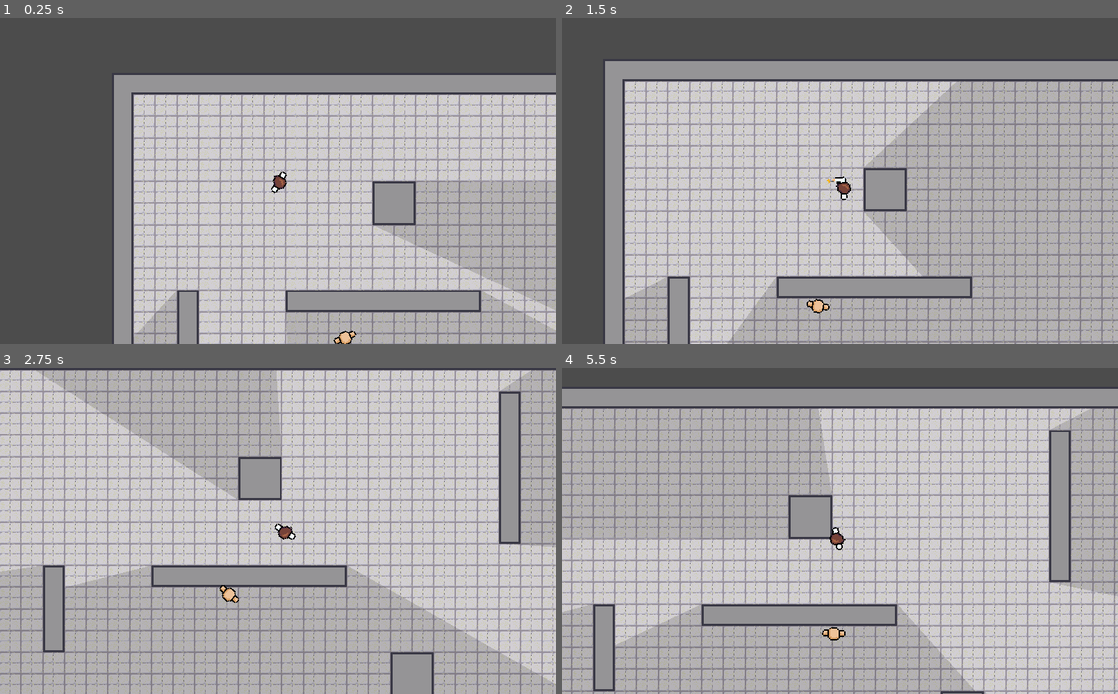
Above: before the commit, frames 1-4 (two rows, left to right).
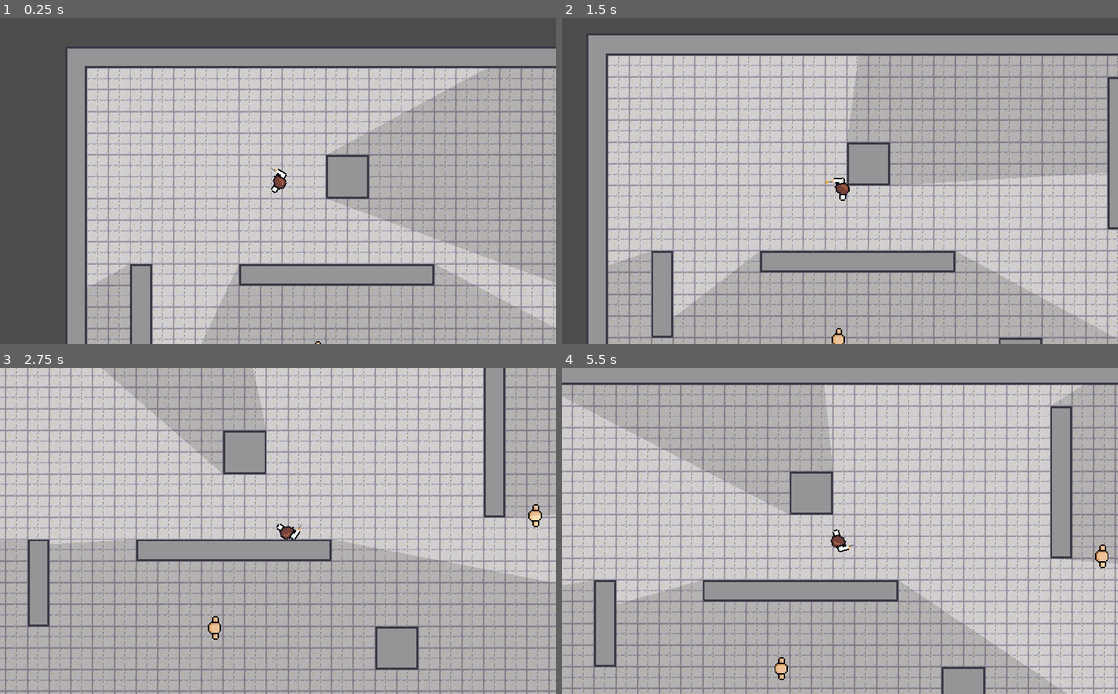
Above: after the commit, the same moments.

Repository: MatejKozica/game
Game: Godot game, scene res://src/testScene.tscn
The game is run twice, just before and just after one commit, with the same random seed, the same clock (stepped at 60 frames per second) and the same inputs.
Inputs (mouse positions are in pixels of both pictures, inside the frame that each line leads up to):
- Up to frame 1 (0.25 s): no input
- Up to frame 2 (1.5 s): move the mouse to (962, 164) at 0.52 s; hold D (right) 0.53-1.28 s; click (962, 164) at 0.6 s; move the mouse to (728, 197) at 1.27 s; hold S (down) from 1.28 s (still down); click (728, 197) at 1.35 s
- Up to frame 3 (2.75 s): move the mouse to (333, 459) at 2.02 s; release S (down) at 2.03 s; hold D (right) from 2.03 s (still down); click (333, 459) at 2.1 s
- Up to frame 4 (5.5 s): move the mouse to (812, 596) at 2.77 s; release D (right) at 2.78 s; hold W (up) 2.78-3.53 s; click (812, 596) at 2.85 s; move the mouse to (1006, 579) at 3.52 s; hold A (left) 3.53-5.03 s; click (1006, 579) at 3.6 s; tap R (reload, bound only after the commit) at 4.15 s; move the mouse to (673, 482) at 4.27 s; click (673, 482) at 4.35 s; move the mouse to (867, 531) at 5.02 s; hold S (down) from 5.03 s (still down); click (867, 531) at 5.1 s

The runs differ from the first frame. In frame 1, 58% of the frame differs, in the area x 12-100%, y 9-100%; in frame 2, 64%, in the area x 4-100%, y 5-100%; in frame 3, 63%; in frame 4, 63%.

Commit message:
Refactor player code

Diff:
--- a/project.godot
+++ b/project.godot
@@ -56,6 +56,11 @@
 "events": [ Object(InputEventMouseButton,"resource_local_to_scene":false,"resource_name":"","device":0,"alt":false,"shi …(212 unchanged characters)…
  ]
 }
+reload={
+"deadzone": 0.5,
+"events": [ Object(InputEventKey,"resource_local_to_scene":false,"resource_name":"","device":0,"alt":false,"shift":false,"control":false,"meta":false,"command":false,"pressed":false,"scancode":82,"unicode":0,"echo":false,"script":null)
+ ]
+}
 
 [layer_names]
 
--- a/src/actors/Enemy.gd
+++ b/src/actors/Enemy.gd
@@ -1,4 +1,4 @@
-extends KinematicBody2D
+extends "res://src/actors/actor.gd"
 
 var player = null;
 
--- a/src/actors/player/Player.tscn
+++ b/src/actors/player/Player.tscn
@@ -1,94 +1,13 @@
-[gd_scene load_steps=21 format=2]
+[gd_scene load_steps=11 format=2]
 
-[ext_resource path="res://assets/player/idle.png" type="Texture" id=1]
 [ext_resource path="res://src/actors/player/scripts/Player.gd" type="Script" id=2]
 [ext_resource path="res://assets/player/shooting.png" type="Texture" id=3]
-[ext_resource path="res://assets/sounds/gun/gun.wav" type="AudioStream" id=4]
 [ext_resource path="res://assets/general/light.png" type="Texture" id=5]
 [ext_resource path="res://src/actors/player/Camera2D.gd" type="Script" id=6]
 
 [sub_resource type="CapsuleShape2D" id=1]
 radius = 2.93626
 height = 8.16575
-
-[sub_resource type="Animation" id=2]
-resource_name = "idle"
-tracks/0/type = "value"
-tracks/0/path = NodePath("Sprite:texture")
-tracks/0/interp = 1
-tracks/0/loop_wrap = true
-tracks/0/imported = false
-tracks/0/enabled = true
-tracks/0/keys = {
-"times": PoolRealArray( 0 ),
-"transitions": PoolRealArray( 1 ),
-"update": 1,
-"values": [ ExtResource( 1 ) ]
-}
-
-[sub_resource type="Animation" id=3]
-resource_name = "shooting"
-length = 0.2
-tracks/0/type = "value"
-tracks/0/path = NodePath("Sprite:texture")
-tracks/0/interp = 1
-tracks/0/loop_wrap = true
-tracks/0/imported = false
-tracks/0/enabled = true
-tracks/0/keys = {
-"times": PoolRealArray( 0 ),
-"transitions": PoolRealArray( 1 ),
-"update": 1,
-"values": [ ExtResource( 3 ) ]
-}
-tracks/1/type = "method"
-tracks/1/path = NodePath(".")
-tracks/1/interp = 1
-tracks/1/loop_wrap = true
-tracks/1/imported = false
-tracks/1/enabled = true
-tracks/1/keys = {
-"times": PoolRealArray( 0.2 ),
-"transitions": PoolRealArray( 1 ),
-"values": [ {
-"args": [  ],
-"method": "shoot_end"
-} ]
-}
-tracks/2/type = "audio"
-tracks/2/path = NodePath("AudioStreamPlayer")
-tracks/2/interp = 1
-tracks/2/loop_wrap = true
-tracks/2/imported = false
-tracks/2/enabled = true
-tracks/2/keys = {
-"clips": [ {
-"end_offset": 0.0,
-"start_offset": 0.0,
-"stream": ExtResource( 4 )
-} ],
-"times": PoolRealArray( 0 )
-}
-
-[sub_resource type="AnimationNodeAnimation" id=4]
-animation = "idle"
-
-[sub_resource type="AnimationNodeAnimation" id=5]
-animation = "shooting"
-
-[sub_resource type="AnimationNodeStateMachineTransition" id=6]
-
-[sub_resource type="AnimationNodeStateMachineTransition" id=7]
-
-[sub_resource type="AnimationNodeStateMachine" id=8]
-states/idle/node = SubResource( 4 )
-states/idle/position = Vector2( 405, 101 )
-states/shooting/node = SubResource( 5 )
-states/shooting/position = Vector2( 668, 106 )
-transitions = [ "idle", "shooting", SubResource( 6 ), "shooting", "idle", SubResource( 7 ) ]
-start_node = "idle"
-
-[sub_resource type="AnimationNodeStateMachinePlayback" id=9]
 
 [sub_resource type="Gradient" id=10]
 offsets = PoolRealArray( 0, 0.977778 )
@@ -132,16 +51,6 @@
 position = Vector2( -1.00226, 0 )
 shape = SubResource( 1 )
 
-[node name="AnimationPlayer" type="AnimationPlayer" parent="Player"]
-anims/idle = SubResource( 2 )
-anims/shooting = SubResource( 3 )
-
-[node name="AnimationTree" type="AnimationTree" parent="Player"]
-tree_root = SubResource( 8 )
-anim_player = NodePath("../AnimationPlayer")
-active = true
-parameters/playback = SubResource( 9 )
-
 [node name="shooting_raycast" type="RayCast2D" parent="Player"]
 visible = false
 enabled = true
@@ -150,6 +59,7 @@
 [node name="AudioStreamPlayer" type="AudioStreamPlayer" parent="Player"]
 
 [node name="Light2D" type="Light2D" parent="Player"]
+position = Vector2( 0.0936394, -0.0468225 )
 texture = ExtResource( 5 )
 texture_scale = 5.0
 energy = 0.4
--- a/src/actors/player/scripts/Player.gd
+++ b/src/actors/player/scripts/Player.gd
@@ -1,77 +1,50 @@
 extends "res://src/actors/actor.gd";
 
-onready var sprite = $Sprite;
-onready var animation_tree  = $AnimationTree;
-onready var animation_state = animation_tree.get("parameters/playback");
 onready var raycast = $shooting_raycast;
 onready var fireEffect = $fireEffect;
 onready var camera = $Camera2D;
-onready var trace = $traceEffect
 
-enum{
-	IDLE, WALK, SHOOT
-}
-
-var state = IDLE;
+const AMMO_MAX = 6
+var ammo = AMMO_MAX
 
 func _ready():
-	get_tree().call_group("enemies", "set_player", self);
+	get_tree().call_group("enemies", "set_player", self)
 
-func _physics_process(delta):
-	_state_machine();
-	_velocity = move_and_slide(_velocity);
+func _process(delta):
+	_direction = _get_direction()
+	if _direction != Vector2.ZERO:
+		_velocity  = move(_velocity, _direction, move_speed)
+		_velocity = move_and_slide(_velocity);
+		_velocity = Vector2.ZERO
 
-func _state_machine() -> void:
-	var delta = get_physics_process_delta_time();
-	match state:
-		IDLE:
-			#state
-			_velocity = Vector2.ZERO;
-			_direction = _get_direction();
-			animation_state.travel("idle");
 
-			#checking for other states
-			if _direction != Vector2.ZERO:
-				state = WALK;
-			if Input.is_action_just_pressed("attack"):
-				state = SHOOT;
-		WALK:
-			#state
-			_direction = _get_direction();
-			_velocity = move(_velocity, _direction, move_speed);
+func _unhandled_input(event):
+	if Input.is_action_just_pressed("attack") and ammo > 0:
+		fire()
 
-			#checking for other states
-			if _velocity == Vector2.ZERO:
-				state = IDLE;
-			if Input.is_action_just_pressed("attack"):
-				state = SHOOT;
-		SHOOT:
-			#state
-			_direction = _get_direction();
-
-			camera.shake(0.2, 2)
-			animation_state.travel("shooting");
-			fireEffect.emitting = true;
-
-			var target = raycast.get_collider();
-			var point = raycast.get_collision_point();
-
-			if raycast.is_colliding() and target.has_method("kill"):
-				target.kill();
+	if Input.is_action_just_pressed("reload"):
+		ammo = AMMO_MAX
 
 
 func _get_direction() -> Vector2:
 	var direction = Vector2(Input.get_action_strength("right") - Input.get_action_strength("left"),
-							Input.get_action_strength("down") - Input.get_action_strength("up"));
-	look_at(get_global_mouse_position());
-	return direction;
+							Input.get_action_strength("down") - Input.get_action_strength("up"))
+	look_at(get_global_mouse_position())
+	return direction
 
-func move(velocity: Vector2, direction: Vector2, speed) -> Vector2:
-	velocity = speed * direction.normalized();
-	return velocity;
+func move(velocity: Vector2, direction: Vector2, speed: float) -> Vector2:
+	velocity = speed * direction.normalized()
+	return velocity
 
-func shoot_end():
-	state = IDLE;
+func kill() -> void:
+	get_tree().reload_current_scene()
 
-func kill():
-	get_tree().reload_current_scene();
+func fire() -> void:
+	var target = raycast.get_collider()
+
+	if raycast.is_colliding() and target.has_method("kill"):
+		target.kill();
+
+	camera.shake(0.2, 2)
+	fireEffect.emitting = true
+	ammo -= 1
--- a/src/general/stats.gd
+++ /dev/null
@@ -1,12 +0,0 @@
-extends Node
-
-
-export(int) var max_health = 1;
-onready var health = max_health setget set_health;
-
-signal no_health;
-
-func set_health(value):
-	health = value;
-	if(health <= 0):
-		emit_signal("no_health");
--- a/src/general/stats.tscn
+++ /dev/null
@@ -1,6 +0,0 @@
-[gd_scene load_steps=2 format=2]
-
-[ext_resource path="res://src/general/stats.gd" type="Script" id=1]
-
-[node name="Node" type="Node"]
-script = ExtResource( 1 )
--- a/src/testScene.tscn
+++ b/src/testScene.tscn
@@ -1,11 +1,8 @@
-[gd_scene load_steps=6 format=2]
+[gd_scene load_steps=4 format=2]
 
 [ext_resource path="res://src/actors/player/Player.tscn" type="PackedScene" id=1]
 [ext_resource path="res://src/actors/Enemy.tscn" type="PackedScene" id=2]
 [ext_resource path="res://src/tileset/tileset.tscn" type="PackedScene" id=3]
-[ext_resource path="res://assets/player/idle.png" type="Texture" id=4]
-
-[sub_resource type="AnimationNodeStateMachinePlayback" id=1]
 
 [node name="Node2D" type="Node2D"]
 
@@ -14,19 +11,17 @@
 [node name="TileMap" parent="tileset" index="0"]
 tile_data = PoolIntArray( 0, 2, 131078, 1, 2, 131079, 2, 2, 3, 3, 2, 3, 4, 2, 3, 5, 2, 3, 6, 2, 3, 7, 2, 3, 8, 2, 3, 9, …(8670 unchanged characters)…
 
+[node name="Player" parent="." instance=ExtResource( 1 )]
+position = Vector2( 313.601, 198.12 )
+scale = Vector2( 2, 2 )
+
 [node name="Enemy" parent="." instance=ExtResource( 2 )]
 position = Vector2( 371.415, 451.582 )
 scale = Vector2( 2, 2 )
 
-[node name="Player" parent="." instance=ExtResource( 1 )]
-position = Vector2( 244.873, 159.277 )
+[node name="Enemy2" parent="." instance=ExtResource( 2 )]
+position = Vector2( 843.936, 286.306 )
 scale = Vector2( 2, 2 )
-
-[node name="Sprite" parent="Player/Player" index="0"]
-texture = ExtResource( 4 )
-
-[node name="AnimationTree" parent="Player/Player" index="3"]
-parameters/playback = SubResource( 1 )
 
 [editable path="tileset"]
 
